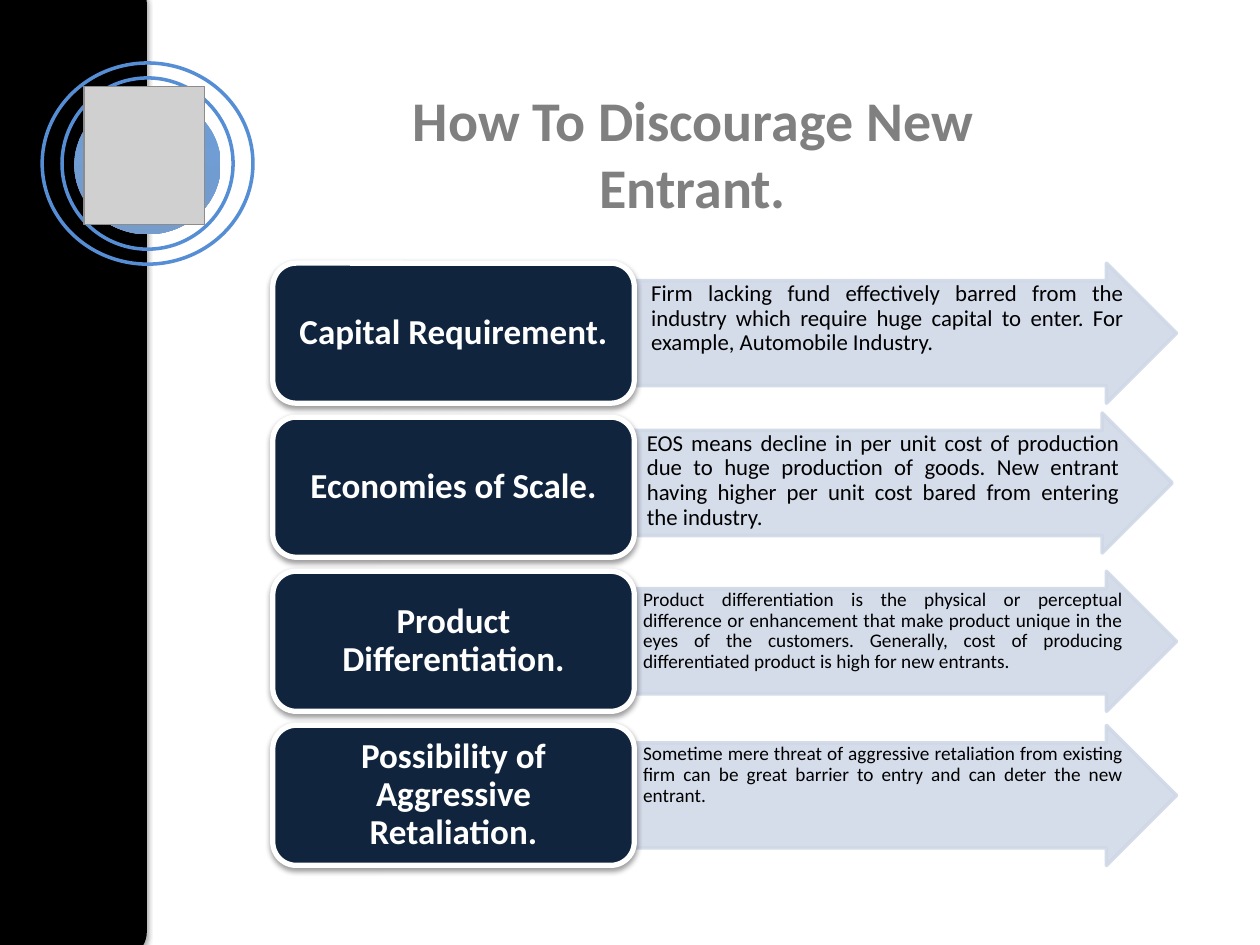
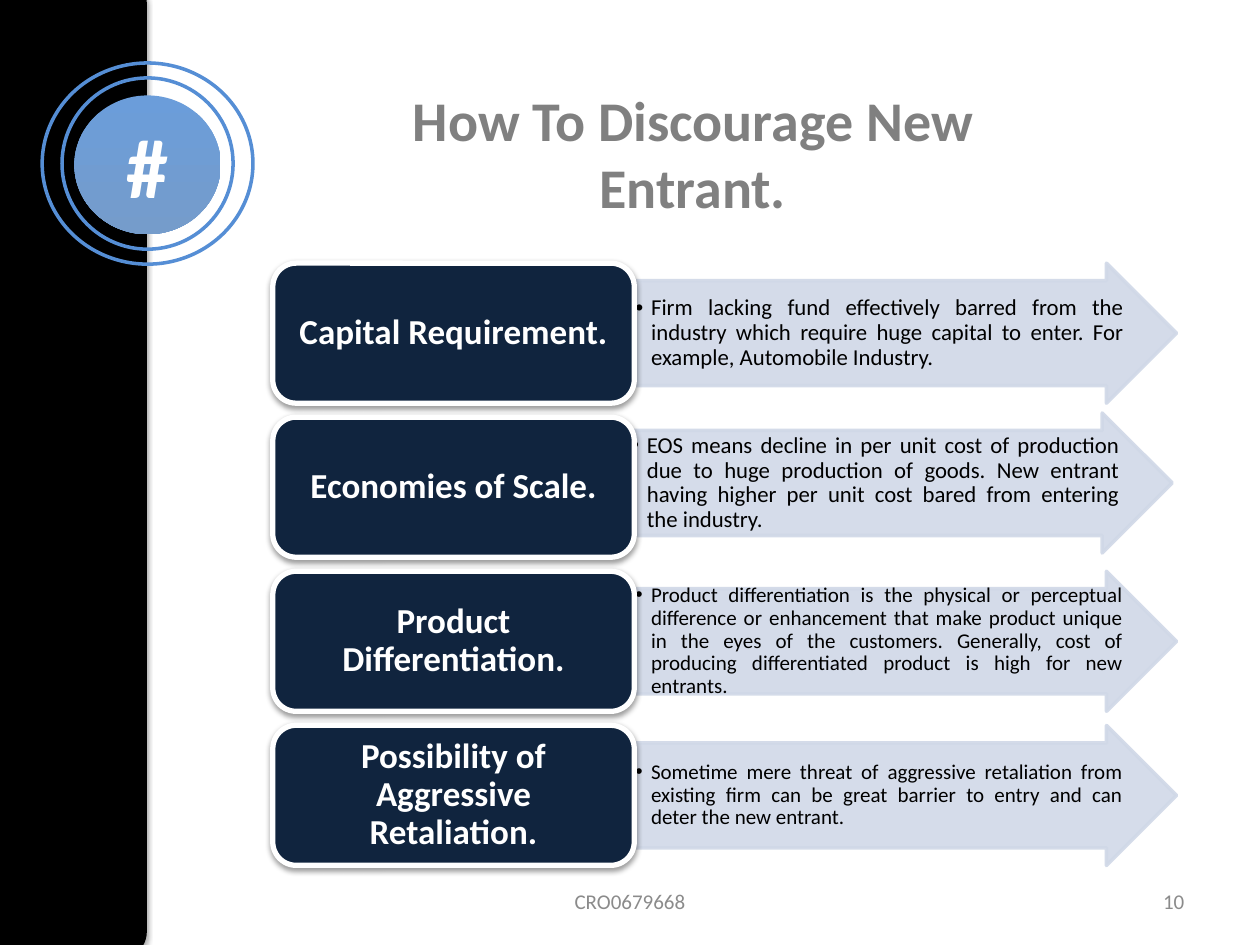
Before and after one commit to Akshaywebdev888/presentation, a slide deck: slide 10 of Five Forces of Competitive Ananlysis.pptx (slide 8 before the commit). Drawn at 1260x945 pixels with LibreOffice and Linux fonts; fonts in the diff are those of the drawing; grey boxes stand for pictures. Boxes give left, top, right and bottom in pixels: in the first picture for what was removed or moved away, otherwise in the second. Text is boxed around its words. In the diff, an @@ line names an element or a change of style, - is before the commit and + after.

```diff
--- a/Five Forces of Competitive Ananlysis.pptx
+++ b/Five Forces of Competitive Ananlysis.pptx
@@ picture removed at box(84, 87, 205, 226) @@
@@ text in ellipse at box(74, 96, 220, 234): text added @@
+#
@@ text "Firm lacking fund effectively barred ..." at box(651, 299, 1123, 369): bullet none to ••; vertical alignment top to middle @@
@@ text "EOS means decline in per ..." at box(647, 437, 1118, 531): bullet none to ••; vertical alignment top to middle @@
@@ text "Product differentiation is the physical ..." at box(651, 585, 1123, 699): size 11 to 12 pt; bullet none to ••; vertical alignment top to middle @@
@@ text "Sometime mere threat of aggressive ..." at box(651, 764, 1122, 824): size 11 to 12 pt; bullet none to ••; vertical alignment top to middle @@
@@ text added at box(575, 895, 686, 909), 12 pt, text #8C8C8C @@
+CRO0679668
@@ page number added at box(1163, 895, 1184, 909), 12 pt, text #8C8C8C @@
+10
```
Also in this commit, not shown: 9 other slides changed, 9 slides added, 13 other files.
